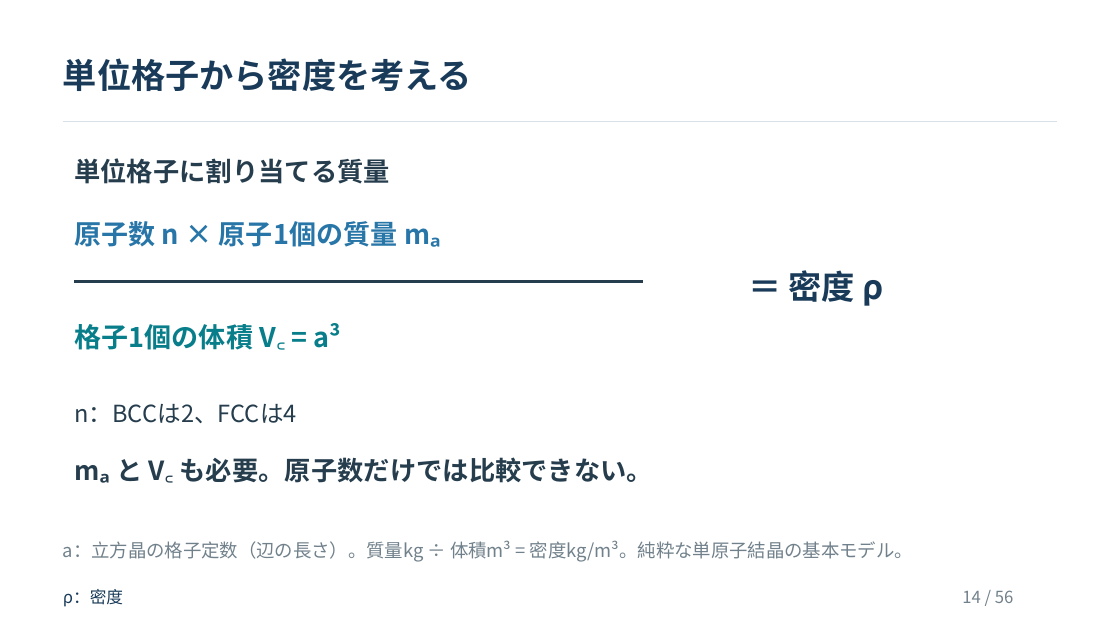
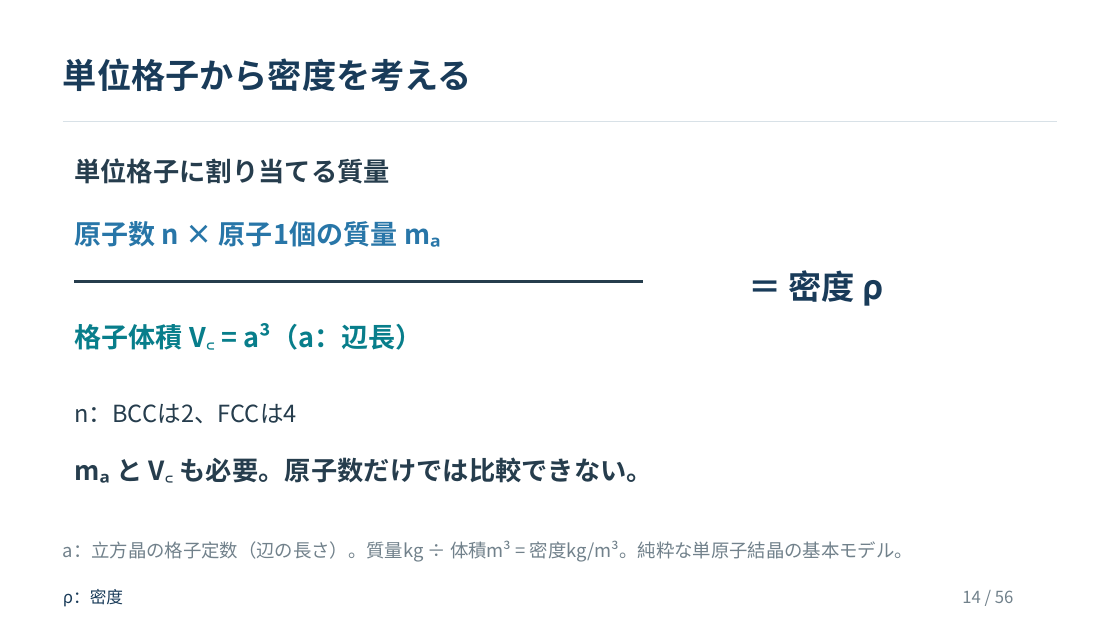
Before and after one commit to zooc-14calbp/industrial-materials-course, a slide deck: slide 14 of 学生用/第05回/05_授業スライド.pptx. Drawn at 1120x630 pixels with LibreOffice and Linux fonts; fonts in the diff are those of the drawing. Boxes give left, top, right and bottom in pixels: in the first picture for what was removed or moved away, otherwise in the second. Text is boxed around its words. In the diff, an @@ line names an element or a change of style, - is before the commit and + after.

```diff
--- a/学生用/第05回/05_授業スライド.pptx
+++ b/学生用/第05回/05_授業スライド.pptx
@@ text at (74,323,423,350): text changed @@
-格子1個の体積 V꜀ = a³
+格子体積 V꜀ = a³（a：辺長）
```
Also in this commit, not shown: 3 other slides changed, 9 other files.
